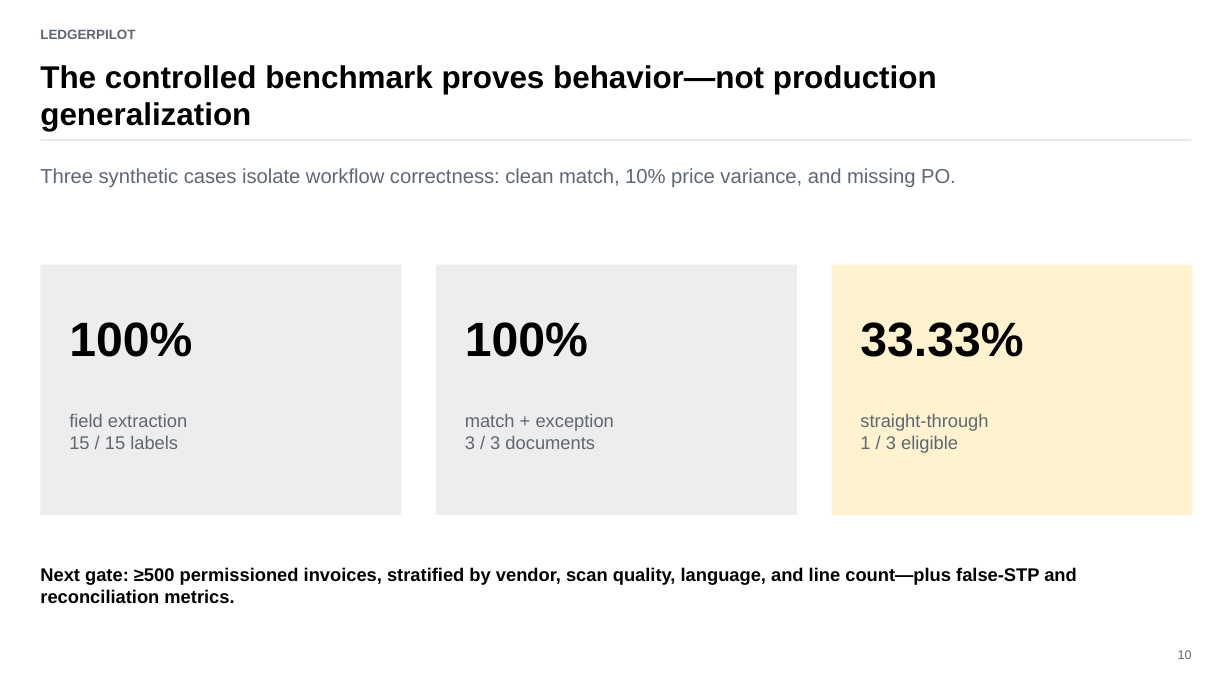
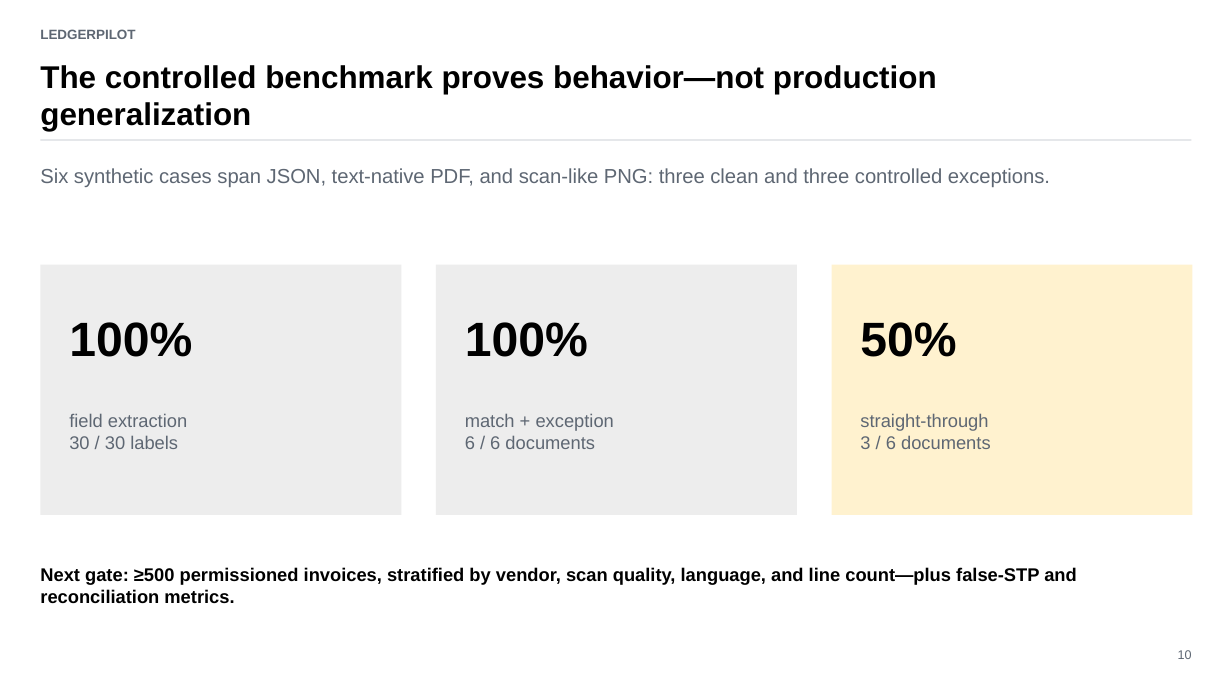
Before and after one commit to saifs1315/Agentic-Invoice-to-Payment, a slide deck: slide 10 of presentation/LedgerPilot_Assignment_Deck.pptx. Drawn at 1232x693 pixels with LibreOffice and Linux fonts; fonts in the diff are those of the drawing. Boxes give left, top, right and bottom in pixels: in the first picture for what was removed or moved away, otherwise in the second. Text is boxed around its words. In the diff, an @@ line names an element or a change of style, - is before the commit and + after.

Commit message:
Harden agent workflow and multi-format evaluation

```diff
--- a/presentation/LedgerPilot_Assignment_Deck.pptx
+++ b/presentation/LedgerPilot_Assignment_Deck.pptx
@@ text at [40,168,1050,187]: text changed @@
-Three synthetic cases isolate workflow correctness: clean match, 10% price variance, and missing PO.
+Six synthetic cases span JSON, text-native PDF, and scan-like PNG: three clean and three controlled exceptions.
@@ text at [860,322,956,357]: text changed @@
-33.33%
+50%
@@ text at [69,435,178,449]: text changed @@
-15 / 15 labels
+30 / 30 labels
@@ text at [465,435,595,449]: text changed @@
-3 / 3 documents
+6 / 6 documents
@@ text at [860,435,991,449]: text changed @@
-1 / 3 eligible
+3 / 6 documents
```
Also in this commit, not shown: 2 other slides changed, 31 other files.
